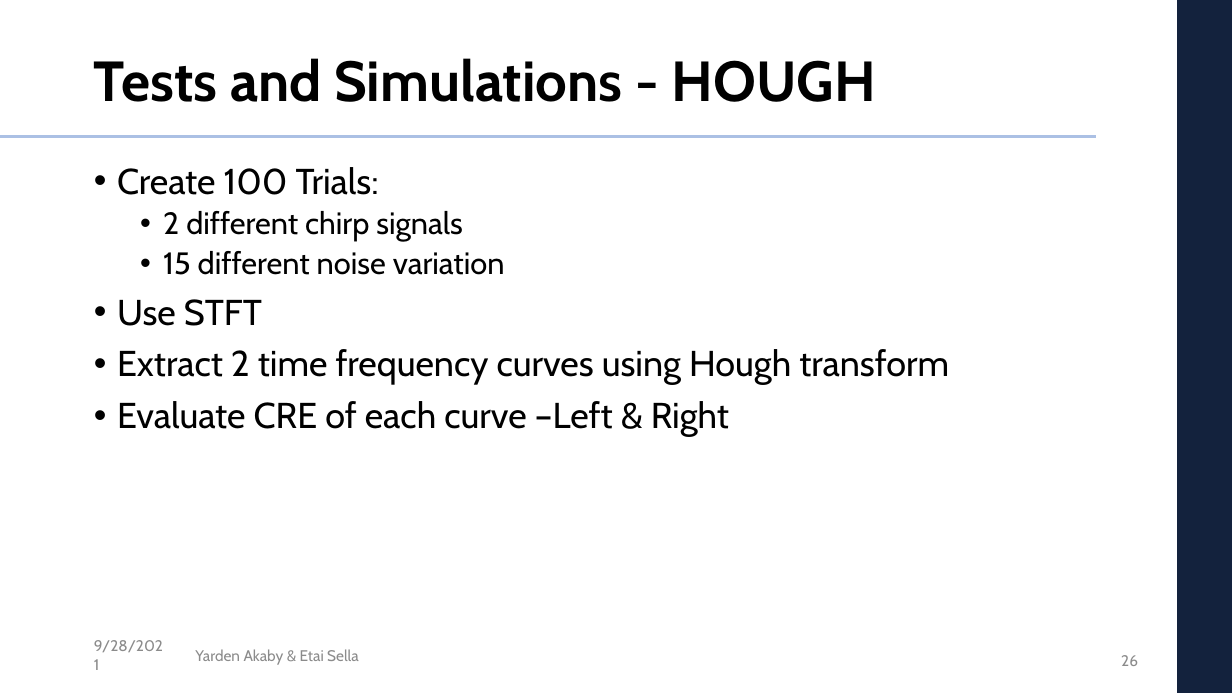
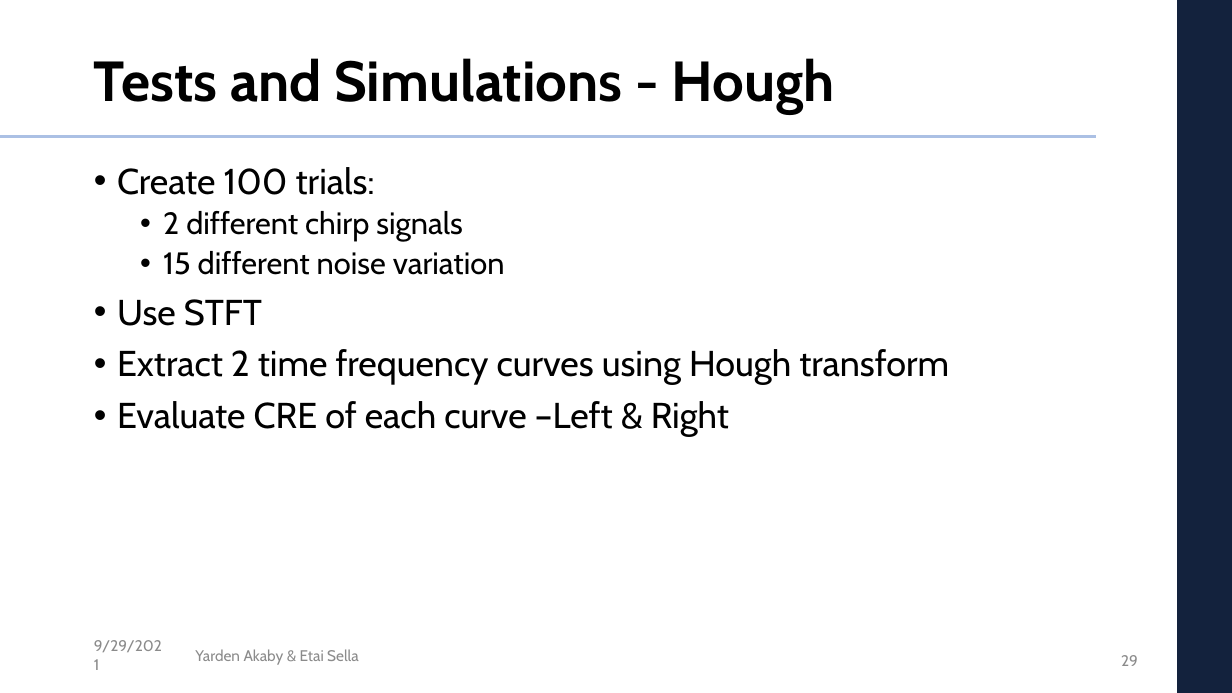
Before and after one commit to etaisella/multi_dim_DSP_final_project, a slide deck: slide 29 of presentation/DSP_project_presentation.pptx (slide 26 before the commit). Drawn at 1232x693 pixels with LibreOffice and Linux fonts; fonts in the diff are those of the drawing; background and template pictures are left out. Boxes give left, top, right and bottom in pixels: in the first picture for what was removed or moved away, otherwise in the second. Text is boxed around its words. In the diff, an @@ line names an element or a change of style, - is before the commit and + after.

```diff
--- a/presentation/DSP_project_presentation.pptx
+++ b/presentation/DSP_project_presentation.pptx
@@ title at (94, 58, 834, 114): text changed @@
-Tests and Simulations - HOUGH
+Tests and Simulations - Hough
@@ text at (117, 167, 375, 195): text changed @@
-• Create 100 Trials:
+• Create 100 trials:
@@ text at (94, 640, 162, 652): text changed @@
-9/28/2021
+9/29/2021
@@ page number at (1121, 655, 1138, 666): text changed @@
-26
+29
```
Also in this commit, not shown: 26 other slides changed, 3 slides added, 6 other files.
